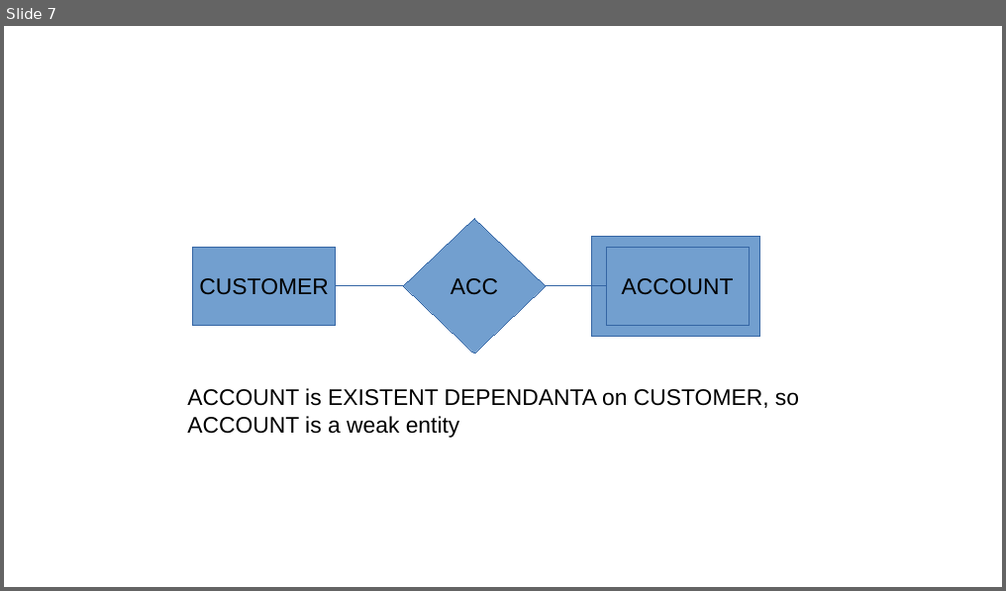
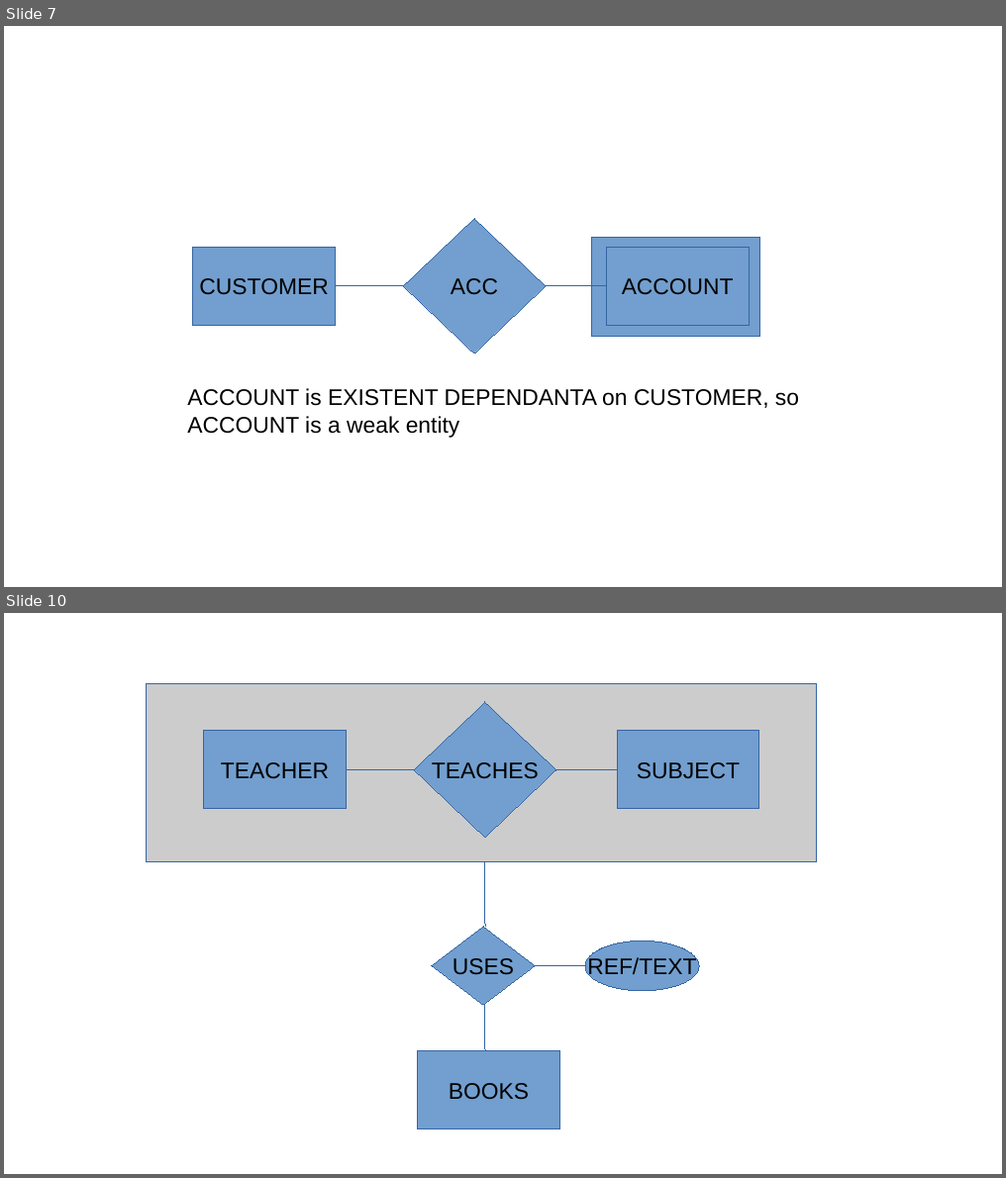
Before and after one commit to rajkumarananthu/workspace, a slide deck: GATE/images/gate_images.pptx. Shown one above the other, each under a label of ours: slide 7 before the commit, slides 7 and 10 after it; the slides between them are not shown. The pictures are 1006x591 and 1006x1178 pixels, drawn with LibreOffice and Linux fonts; fonts in the diff are those of the drawing. Boxes give left, top, right and bottom in pixels: in the first picture for what was removed or moved away, otherwise in the second. Text is boxed around its words. In the diff, an @@ line names an element or a change of style, - is before the commit and + after.

```diff
--- a/GATE/images/gate_images.pptx
+++ b/GATE/images/gate_images.pptx
@@ slide 10 added at [4,613,1002,1174], background #FFFFFF @@
@@ rectangle added at [147,684,816,862], fill #CCCCCC, outline #3465A4 0.75 pt @@
@@ rectangle added at [203,731,346,809], fill #729FCF, outline #3465A4 0.75 pt, 18 pt, text #000000 @@
+TEACHER
@@ freeform shape added at [414,702,556,837], fill #729FCF, outline #3465A4 0.75 pt, 18 pt, text #000000 @@
+TEACHES
@@ rectangle added at [617,731,759,809], fill #729FCF, outline #3465A4 0.75 pt, 18 pt, text #000000 @@
+SUBJECT
@@ line added from (347, 769) to (414, 769), #3465A4 0.75 pt @@
@@ line added from (556, 769) to (617, 769), #3465A4 0.75 pt @@
@@ line added from (485, 862) to (485, 926), #3465A4 0.75 pt @@
@@ freeform shape added at [432,926,535,1005], fill #729FCF, outline #3465A4 0.75 pt, 18 pt, text #000000 @@
+USES
@@ line added from (535, 966) to (585, 966), #3465A4 0.75 pt @@
@@ ellipse added at [585,941,699,990], fill #729FCF, outline #3465A4 0.75 pt, 18 pt, text #000000 @@
+REF/TEXT
@@ line added from (485, 1005) to (485, 1052), #3465A4 0.75 pt @@
@@ rectangle added at [418,1052,560,1129], fill #729FCF, outline #3465A4 0.75 pt, 18 pt, text #000000 @@
+BOOKS
```
Also in this commit, not shown: 2 other slides added, 4 other files.
